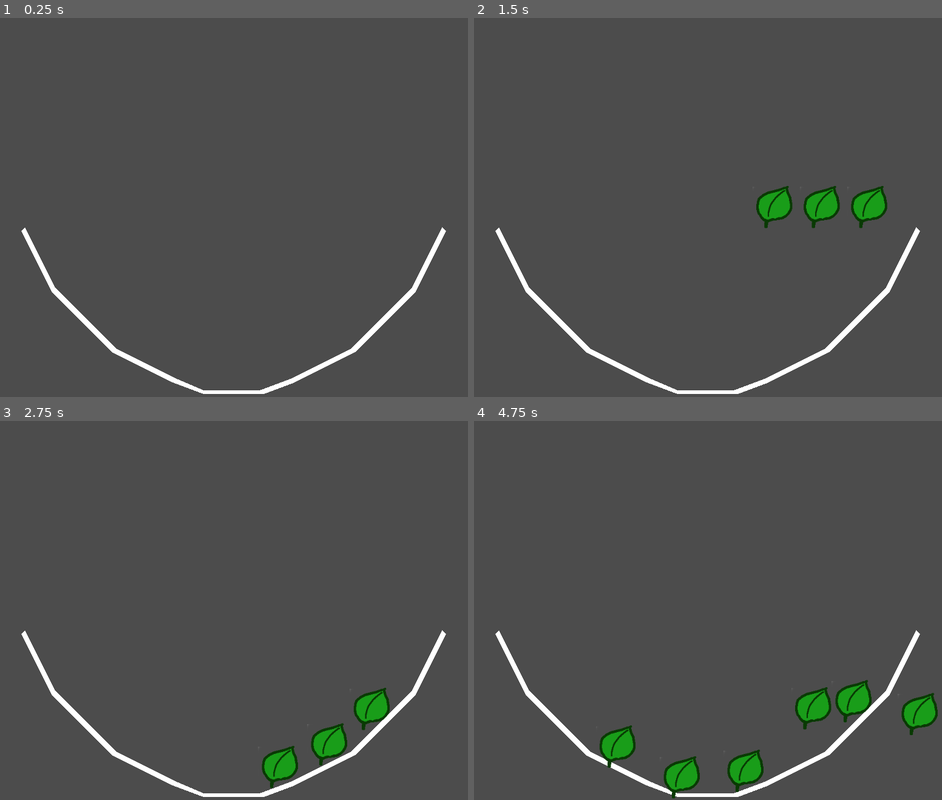
Above: before the commit, frames 1-4 (two rows, left to right).
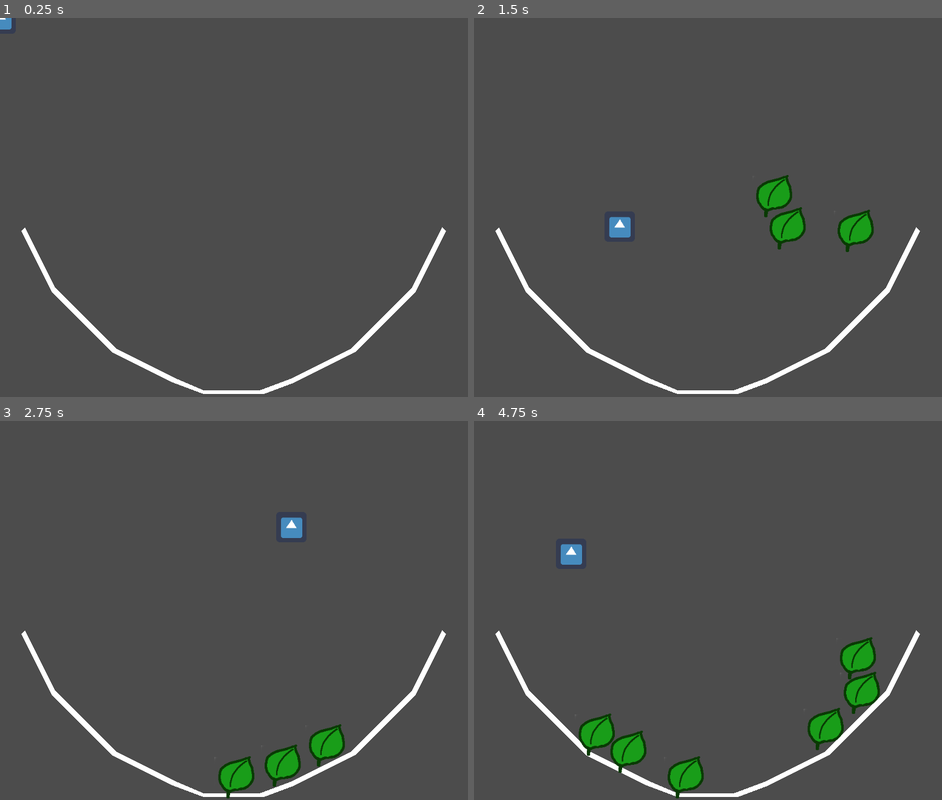
Above: after the commit, the same moments.

Repository: nisc586/SaladTosser
Game: Godot game, scene res://Main.tscn
The game is run twice, just before and just after one commit, with the same random seed, the same clock (stepped at 60 frames per second) and the same inputs. The engine's default icon, where the game draws it, is replaced by a stand-in: a white triangle on a blue panel in a dark square.
Inputs (mouse positions are in pixels of both pictures, inside the frame that each line leads up to):
- Up to frame 1 (0.25 s): no input
- Up to frame 2 (1.5 s): tap Enter at 0.5 s; move the mouse to (825, 188) at 0.52 s; press the mouse at (825, 188) at 0.53 s; move the mouse to (619, 226) at 1.27 s; release the mouse at (619, 226) at 1.28 s; click (619, 226) at 1.35 s
- Up to frame 3 (2.75 s): move the mouse to (290, 527) at 2.02 s; press the mouse at (290, 527) at 2.03 s
- Up to frame 4 (4.75 s): move the mouse to (693, 686) at 2.77 s; release the mouse at (693, 686) at 2.78 s; click (693, 686) at 2.85 s; move the mouse to (862, 667) at 3.52 s; press the mouse at (862, 667) at 3.53 s; move the mouse to (572, 553) at 4.27 s; release the mouse at (572, 553) at 4.28 s; click (572, 553) at 4.35 s

The runs differ from the first frame. In frame 1, less than 0.1% of the frame differs, in the area x 0-3%, y 0-4%; in frame 2, 2.9%; in frame 3, 1.9%; in frame 4, 5.0%, in the area x 18-100%, y 32-100%.

Commit message:
Add scene for player, update spawning of salad

Diff:
--- a/Main.gd
+++ b/Main.gd
@@ -6,30 +6,36 @@
 
 # Called when the node enters the scene tree for the first time.
 func _ready():
-	pass # Replace with function body.
+	Input.set_mouse_mode(Input.MOUSE_MODE_HIDDEN)
 
 
 # Called every frame. 'delta' is the elapsed time since the previous frame.
-# func _process(delta):
-# 	pass
+func _process(_delta):
+	var hand = $PlayerHand
+	hand.position = get_viewport().get_mouse_position()
 
 
 func _on_IngredientSpawnTimer_timeout():
 	if not Input.is_action_pressed("click"):
 		return
 
-	var spawn_position = get_viewport().get_mouse_position()
-	var offset = 100
-	var ingredient = salad.instance()
-	ingredient.position = spawn_position
-	add_child(ingredient)
+#	var spawn_position = get_viewport().get_mouse_position()
+#	var offset = 100
+#	var ingredient = salad.instance()
+#	ingredient.position = spawn_position
+#	add_child(ingredient)
+#
+#	ingredient = salad.instance()
+#	ingredient.position = spawn_position + Vector2.LEFT * offset
+#	add_child(ingredient)
+#
+#	ingredient = salad.instance()
+#	ingredient.position = spawn_position + Vector2.RIGHT * offset
+#	add_child(ingredient)
 
-	ingredient = salad.instance()
-	ingredient.position = spawn_position + Vector2.LEFT * offset
-	add_child(ingredient)
 
-	ingredient = salad.instance()
-	ingredient.position = spawn_position + Vector2.RIGHT * offset
-	add_child(ingredient)
-
-	print()
+	var nossle = $PlayerHand/LineNossle
+	for child in nossle.get_children():
+		var ingredient = salad.instance()
+		ingredient.position = child.get_global_position()
+		add_child(ingredient)
--- a/Main.tscn
+++ b/Main.tscn
@@ -1,7 +1,8 @@
-[gd_scene load_steps=3 format=2]
+[gd_scene load_steps=4 format=2]
 
 [ext_resource path="res://Salad.tscn" type="PackedScene" id=1]
 [ext_resource path="res://Main.gd" type="Script" id=2]
+[ext_resource path="res://PlayerHand.tscn" type="PackedScene" id=3]
 
 [node name="Main" type="Node"]
 script = ExtResource( 2 )
@@ -9,6 +10,9 @@
 
 [node name="IngredientSpawnTimer" type="Timer" parent="."]
 autostart = true
+
+[node name="PlayerHand" parent="." instance=ExtResource( 3 )]
+position = Vector2( 512, 320 )
 
 [node name="StartingPosition" type="Position2D" parent="."]
 position = Vector2( 512, 320 )
--- /dev/null
+++ b/PlayerHand.tscn
@@ -0,0 +1,34 @@
+[gd_scene load_steps=3 format=2]
+
+[ext_resource path="res://icon.png" type="Texture" id=1]
+
+[sub_resource type="RectangleShape2D" id=1]
+extents = Vector2( 32, 32 )
+
+[node name="PlayerHand" type="Area2D"]
+__meta__ = {
+"_edit_group_": true
+}
+
+[node name="AnimatedSprite" type="Sprite" parent="."]
+rotation = 0.00462398
+texture = ExtResource( 1 )
+
+[node name="CollisionShape2D" type="CollisionShape2D" parent="."]
+shape = SubResource( 1 )
+
+[node name="Nossle" type="Position2D" parent="."]
+position = Vector2( 0, 48 )
+
+[node name="LineNossle" type="Container" parent="."]
+margin_right = 40.0
+margin_bottom = 40.0
+
+[node name="Position2D" type="Position2D" parent="LineNossle"]
+position = Vector2( -16, 48 )
+
+[node name="Position2D2" type="Position2D" parent="LineNossle"]
+position = Vector2( 16, 48 )
+
+[node name="Position2D3" type="Position2D" parent="LineNossle"]
+position = Vector2( 0, 48 )
